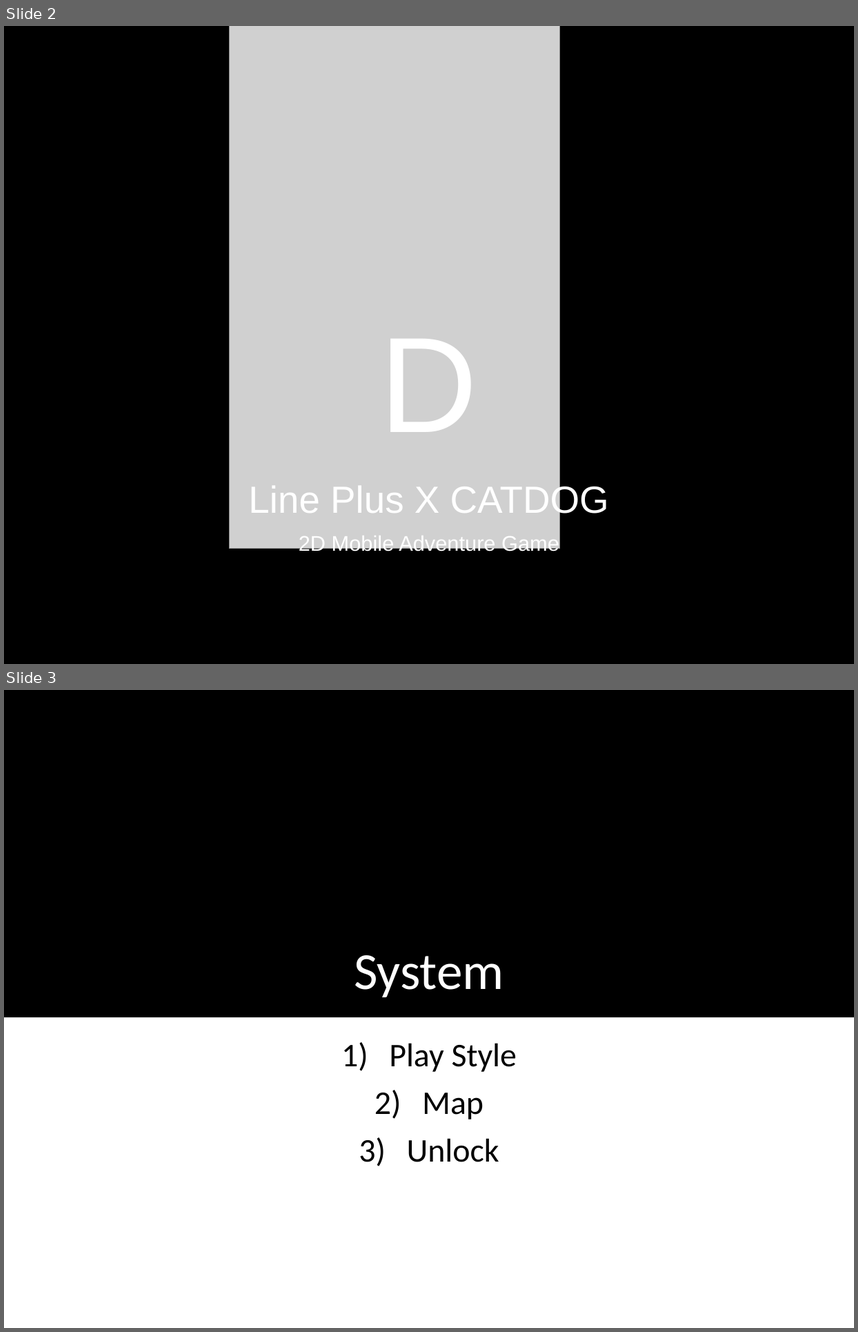
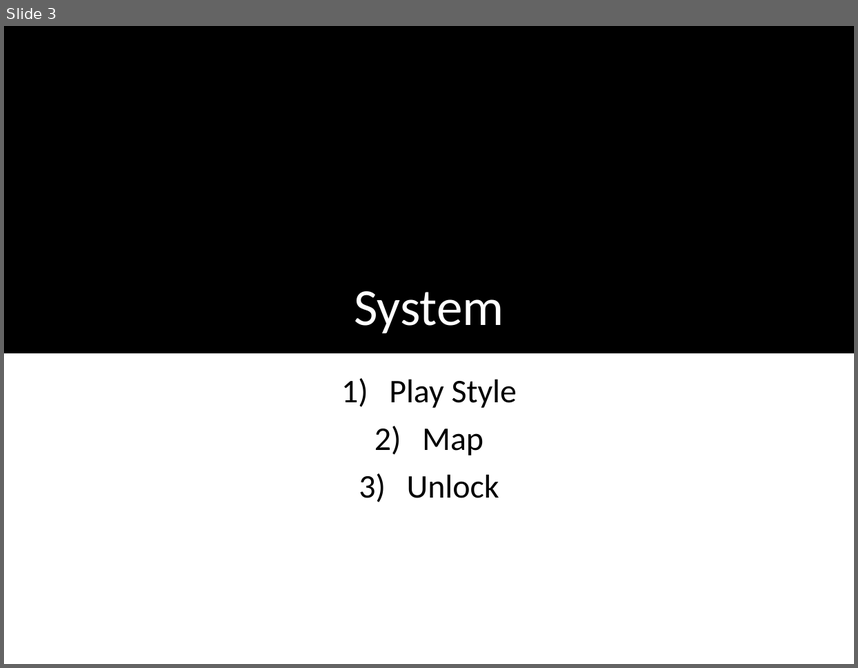
Before and after one commit to YangHun/Catdog-Line2016-D, a slide deck: Documentation/D.pptx. Shown one above the other, each under a label of ours: slides 2 and 3 before the commit, slide 3 after it. The pictures are 858x1332 and 858x668 pixels, drawn with LibreOffice and Linux fonts; fonts in the diff are those of the drawing; grey boxes stand for pictures. Boxes give left, top, right and bottom in pixels: in the first picture for what was removed or moved away, otherwise in the second. Text is boxed around its words. In the diff, an @@ line names an element or a change of style, - is before the commit and + after.

```diff
--- a/Documentation/D.pptx
+++ b/Documentation/D.pptx
@@ slide 2 removed at bbox=[4, 26, 854, 664], background #000000 @@
@@ picture removed at bbox=[229, 26, 560, 548] @@
@@ title removed at bbox=[380, 339, 478, 432] @@
-D
@@ text removed at bbox=[248, 483, 609, 555] @@
-Line Plus X CATDOG
-2D Mobile Adventure Game
```
Also in this commit, not shown: 5 slides changed, 4 slides added.
